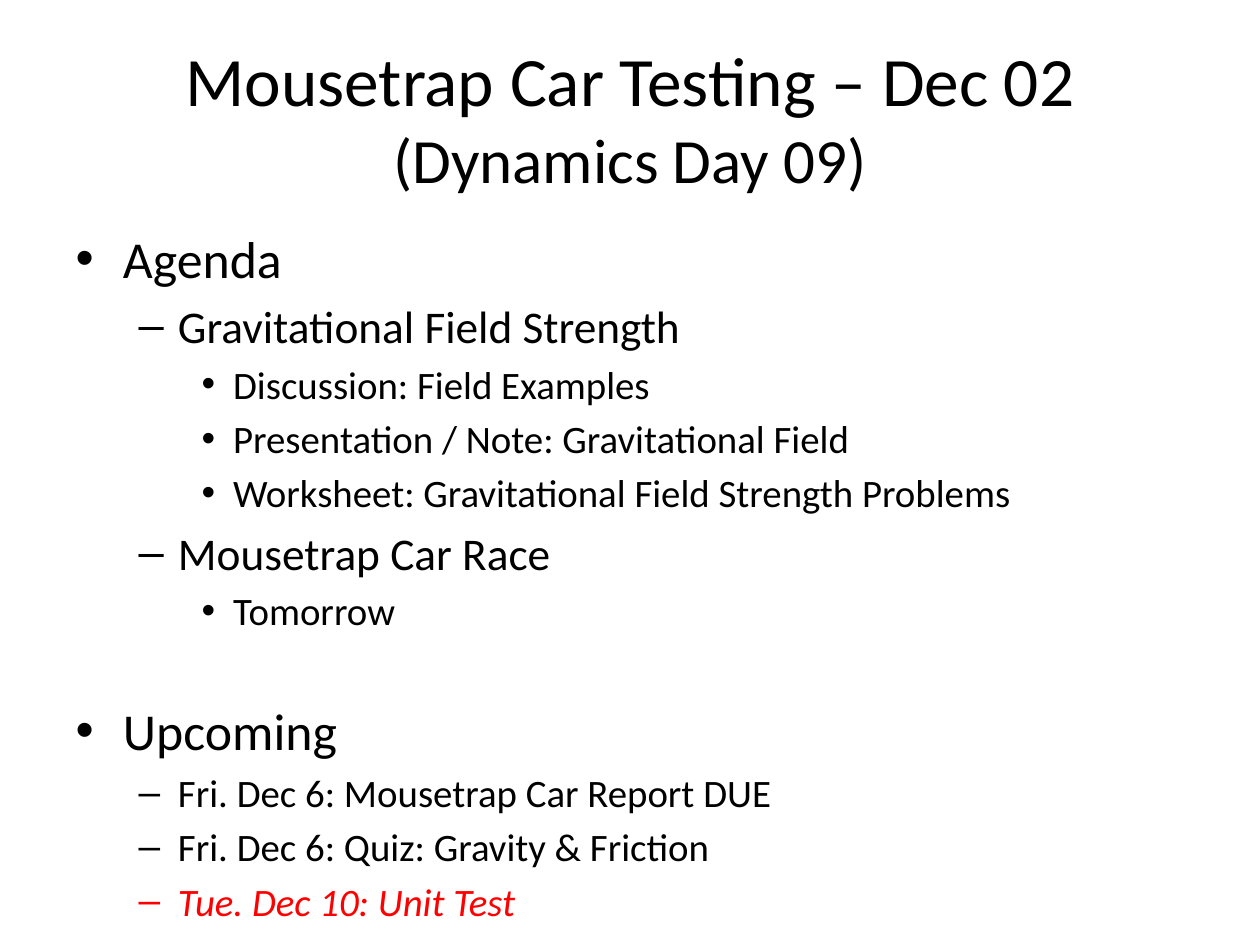
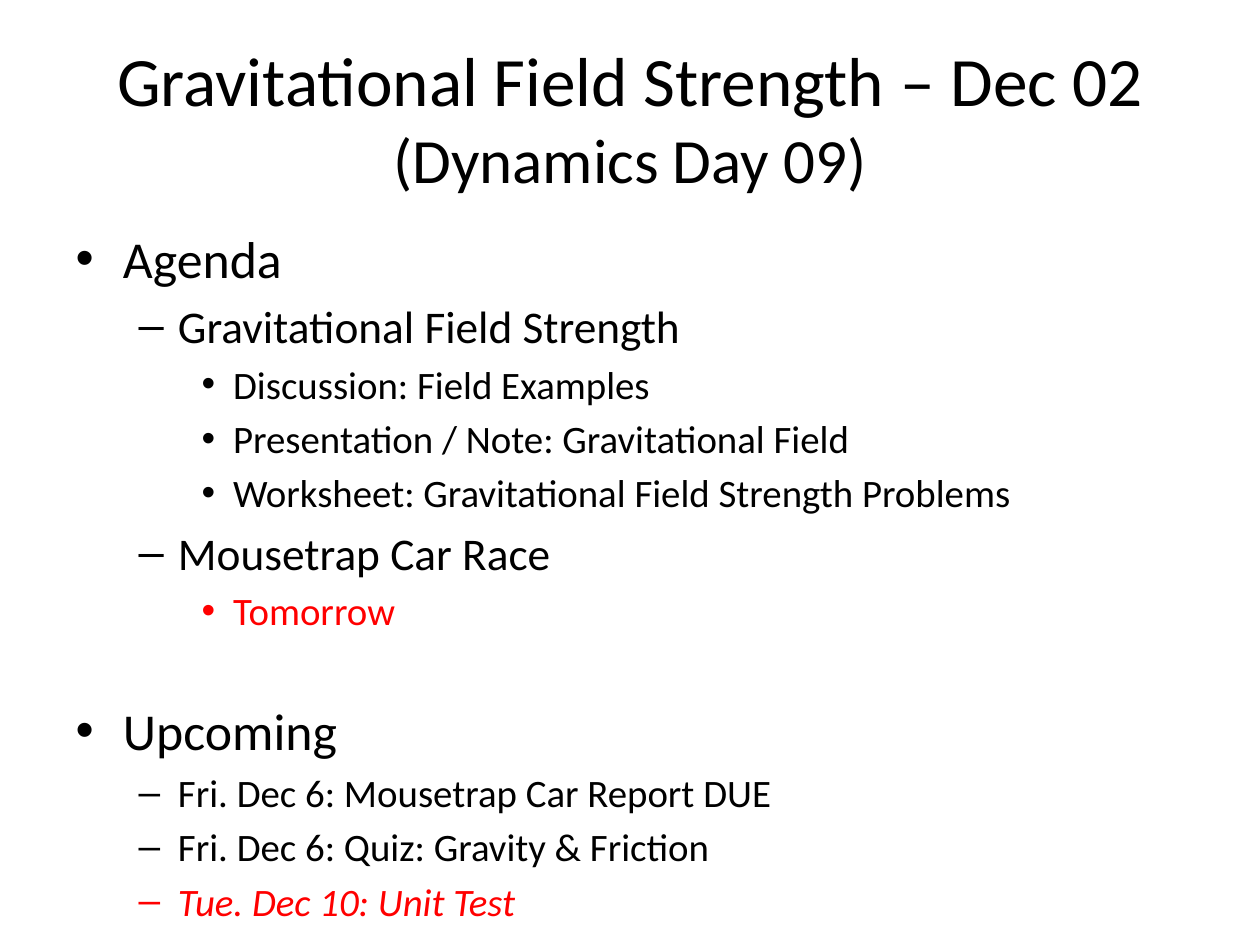
Before and after one commit to Greg5519/SPH3U0, a slide deck: slide 1 of Daily Agendas/Day14.1_FieldStrength.pptx. Drawn at 1260x945 pixels with LibreOffice and Linux fonts; fonts in the diff are those of the drawing. Boxes give left, top, right and bottom in pixels: in the first picture for what was removed or moved away, otherwise in the second. Text is boxed around its words. In the diff, an @@ line names an element or a change of style, - is before the commit and + after.

```diff
--- a/Daily Agendas/Day14.1_FieldStrength.pptx
+++ b/Daily Agendas/Day14.1_FieldStrength.pptx
@@ title at [117,58,1142,193]: text changed @@
-Mousetrap Car Testing – Dec 02
-(Dynamics Day 09)
+Gravitational Field Strength – Dec 02
+(Dynamics Day 09)
@@ text at [233,600,395,626]: text colour #000000 to #FF0000 in "Tomorrow" @@
```
Also in this commit, not shown: 12 other files.
